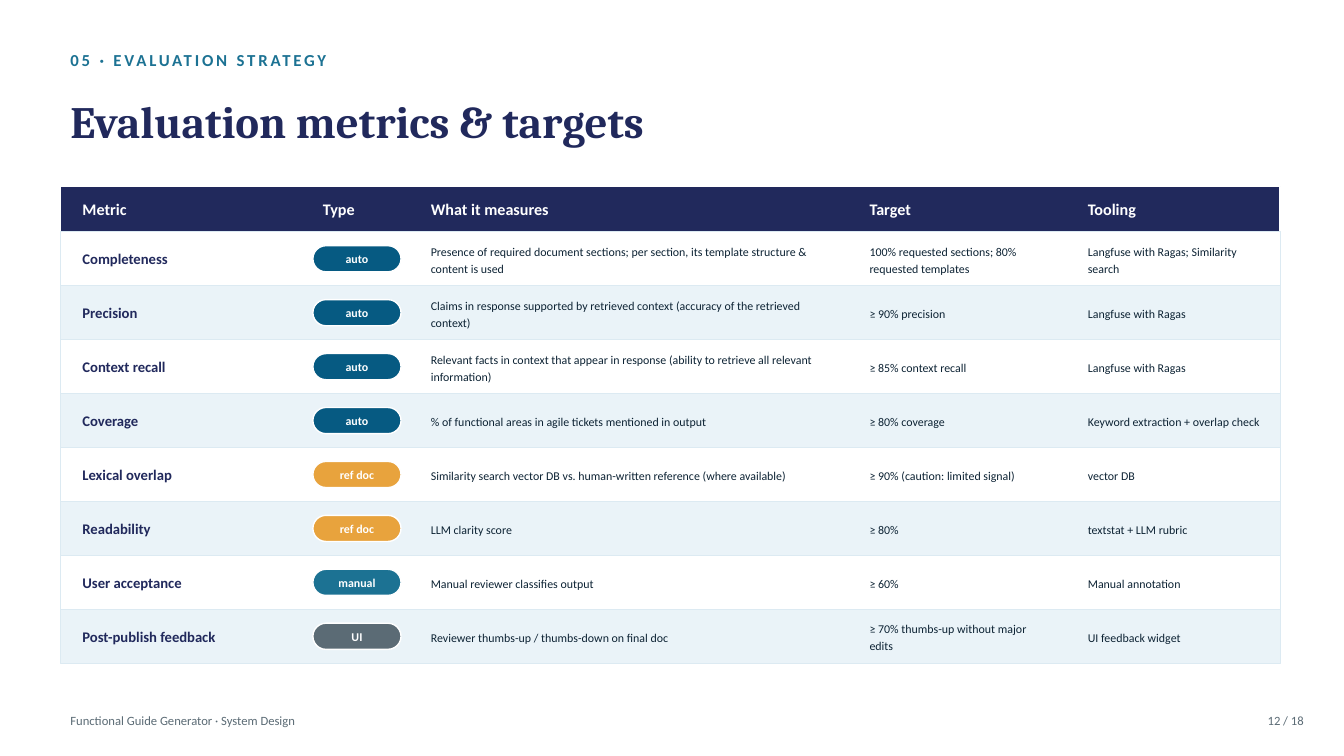
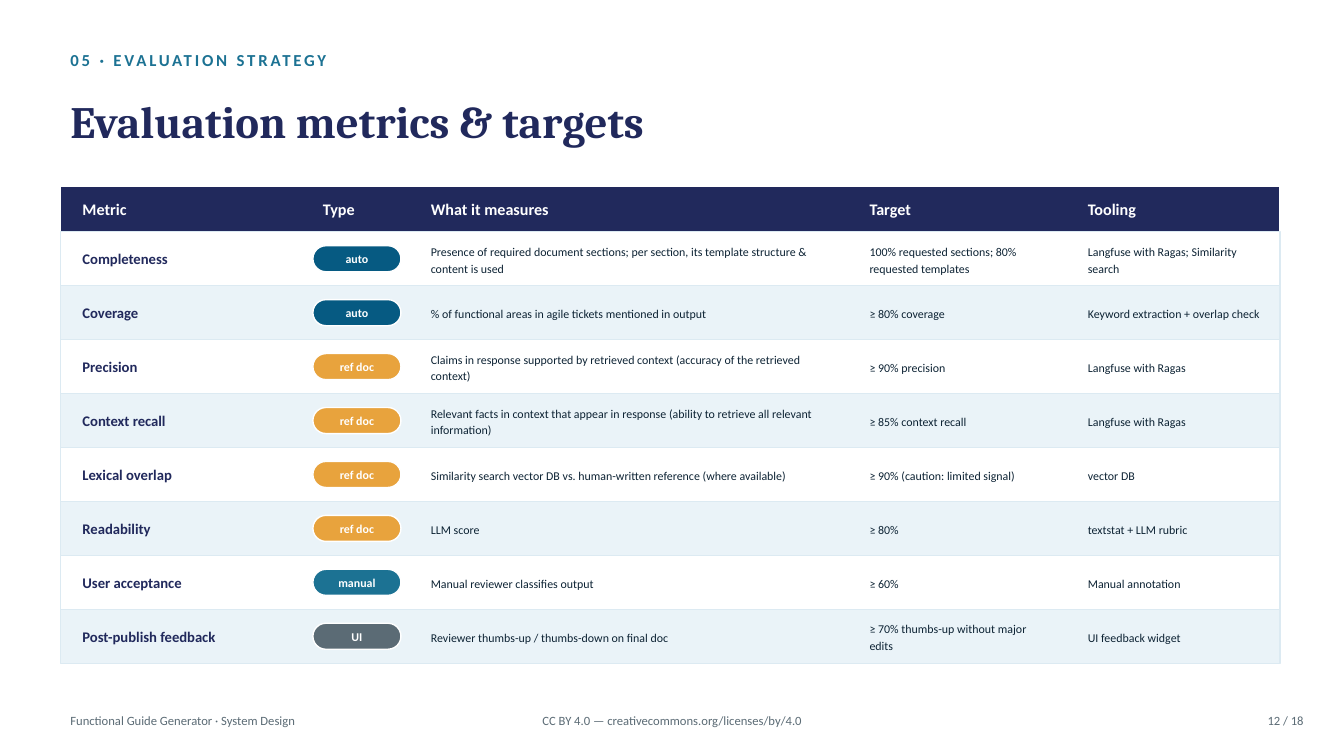
Before and after one commit to fvreys/ai-Functional-guide-generator, a slide deck: slide 12 of docs/Functional_Guide_Generator_System_Design.pptx. Drawn at 1344x756 pixels with LibreOffice and Linux fonts; fonts in the diff are those of the drawing. Boxes give left, top, right and bottom in pixels: in the first picture for what was removed or moved away, otherwise in the second. Text is boxed around its words. In the diff, an @@ line names an element or a change of style, - is before the commit and + after.

Commit message:
System design with slides - v12: Small corrections, including 2-pass generation. Added 2 testdata sets under data. Updated README.md .

```diff
--- a/docs/Functional_Guide_Generator_System_Design.pptx
+++ b/docs/Functional_Guide_Generator_System_Design.pptx
@@ 4 texts: place and size @@
-4 texts at <box>82,416,1260,429</box>
+4 texts at <box>82,308,1260,321</box>
@@ rounded rectangle at <box>313,354,400,380</box>: fill #065A82 to #E8A33D @@
@@ text at <box>340,362,374,371</box>: text changed @@
-auto
+ref doc
@@ rounded rectangle at <box>313,407,400,434</box>: fill #065A82 to #E8A33D @@
@@ text at <box>340,416,374,425</box>: text changed @@
-auto
+ref doc
@@ 6 texts: place and size @@
-6 texts at <box>82,301,966,383</box>
+6 texts at <box>82,355,966,436</box>
@@ text "Langfuse with Ragas": place and size @@
-text "Langfuse with Ragas" at <box>1088,310,1186,320</box>
+text "Langfuse with Ragas" at <box>1088,418,1186,428</box>
@@ text at <box>431,526,480,534</box>: text changed @@
-LLM clarity score
+LLM score
@@ text added at <box>542,716,801,727</box>, 9 pt, text #5B6B75 @@
+CC BY 4.0 — creativecommons.org/licenses/by/4.0
```
Also in this commit, not shown: 17 other slides changed, 8 other files.
